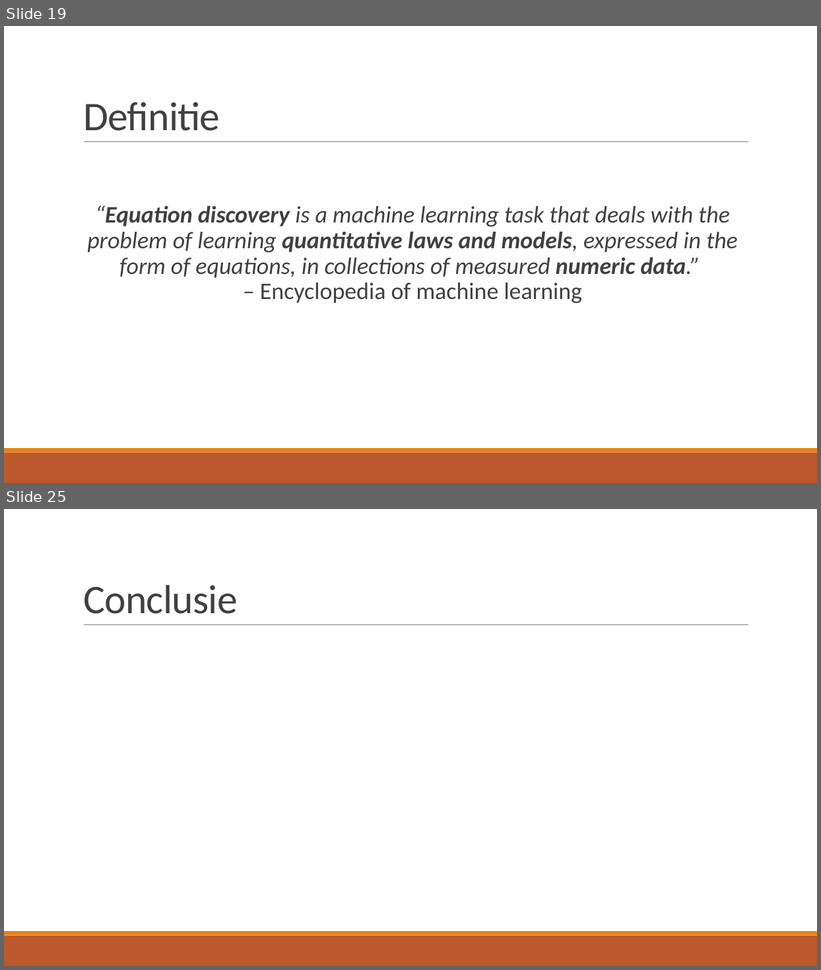
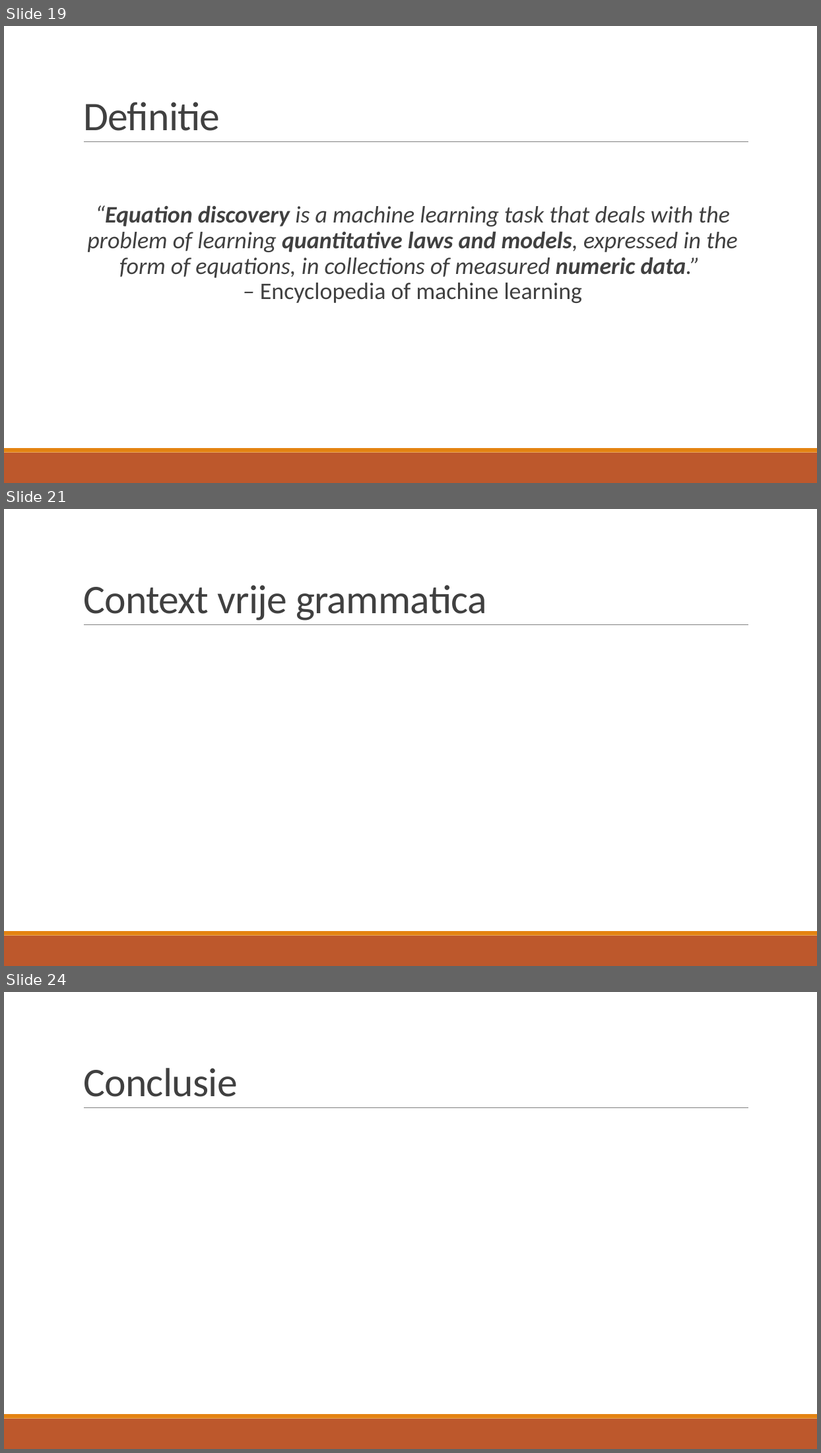
Before and after one commit to TomDeGroote/Bachelorproef, a slide deck: Opdracht 2/Literatuurstudie.pptx. Shown one above the other, each under a label of ours: slides 19 and 25 before the commit, slides 19, 21 and 24 after it; the slides between them are not shown. The pictures are 821x970 and 821x1453 pixels, drawn with LibreOffice and Linux fonts; fonts in the diff are those of the drawing. Boxes give left, top, right and bottom in pixels: in the first picture for what was removed or moved away, otherwise in the second. Text is boxed around its words. In the diff, an @@ line names an element or a change of style, - is before the commit and + after.

```diff
--- a/Opdracht 2/Literatuurstudie.pptx
+++ b/Opdracht 2/Literatuurstudie.pptx
@@ slide 21 added at [4, 509, 817, 966], background #FFFFFF; not listed: 3 template elements that a slide beside it also shows @@
@@ title added at [83, 585, 487, 621], 48 pt, text #404040 @@
+Context vrije grammatica
@@ what was slide 25 is now slide 24 @@
```
Also in this commit, not shown: 2 slides changed, 1 other slide added, 3 slides removed, 1 other file.
